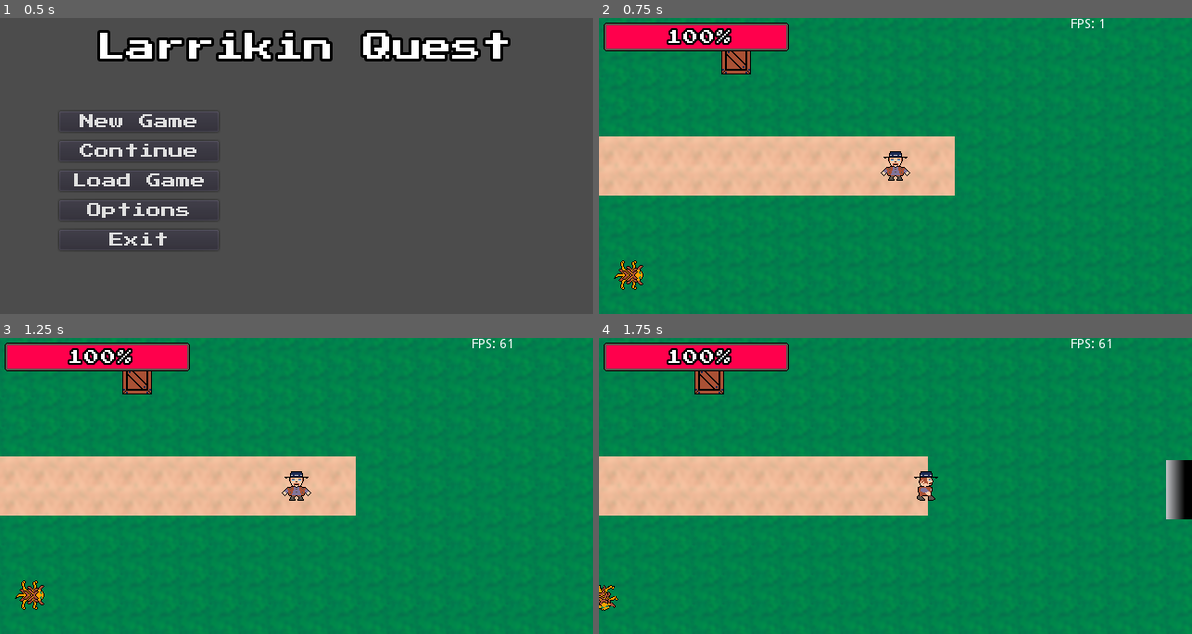
Above: before the commit, frames 1-4 (two rows, left to right).
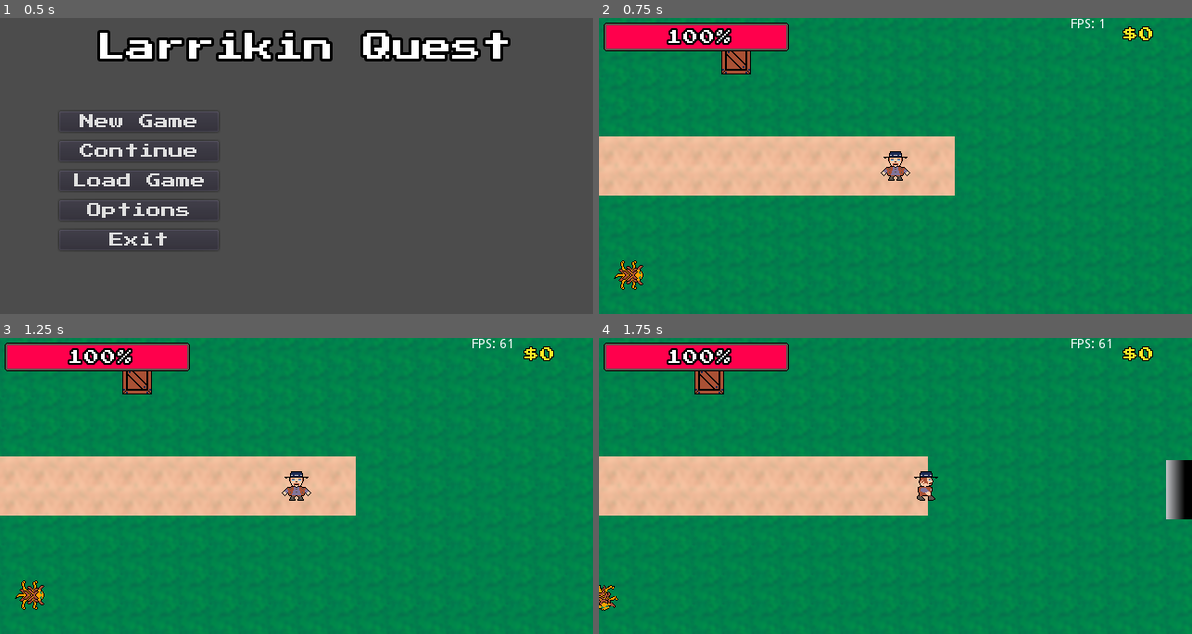
Above: after the commit, the same moments.

Repository: Beetron/2d-aussie-rpg
Game: Godot game, scene res://scene/Master.tscn
The game is run twice, just before and just after one commit, with the same random seed, the same clock (stepped at 60 frames per second) and the same inputs.
Inputs (mouse positions are in pixels of both pictures, inside the frame that each line leads up to):
- Up to frame 1 (0.5 s): no input
- Up to frame 2 (0.75 s): click "New Game" at 0.5 s
- Up to frame 3 (1.25 s): no input
- Up to frame 4 (1.75 s): move the mouse to (1025, 471) at 1.27 s; press the mouse at (1025, 471) at 1.28 s; hold Right (ui_right) from 1.28 s (still down)

Frame 1 is identical in both runs. In frame 2, 0.2% of the frame differs, in the area x 88-94%, y 2-8%; in frame 3, 0.2%; in frame 4, 0.2%.

Commit message:
Added cash display

Diff:
--- a/scene/PlayerUI.tscn
+++ b/scene/PlayerUI.tscn
@@ -8,6 +8,12 @@
 outline_size = 2
 outline_color = Color( 0, 0, 0, 1 )
 extra_spacing_char = 2
+font_data = ExtResource( 3 )
+
+[sub_resource type="DynamicFont" id=2]
+outline_size = 1
+outline_color = Color( 0, 0, 0, 1 )
+extra_spacing_char = 1
 font_data = ExtResource( 3 )
 
 [node name="PlayerUI" type="Control"]
@@ -48,3 +54,18 @@
 __meta__ = {
 "_edit_use_anchors_": false
 }
+
+[node name="Cash" type="Label" parent="."]
+anchor_left = 1.0
+anchor_right = 1.0
+margin_left = -74.0
+margin_top = 9.58188
+margin_right = -10.0
+margin_bottom = 25.5819
+custom_fonts/font = SubResource( 2 )
+custom_colors/font_color = Color( 1, 0.92549, 0.152941, 1 )
+text = "$0"
+valign = 1
+__meta__ = {
+"_edit_use_anchors_": false
+}
--- a/script/Coins.gd
+++ b/script/Coins.gd
@@ -1,15 +1,19 @@
 extends Area2D
 
 var rng = RandomNumberGenerator.new()
+export var amount = 10
+
+signal coins_picked_up(amount)
 
 func _ready():
 	rng.randomize()
 	$Sprite.frame = rng.randi_range(0,3)
+	self.connect("coins_picked_up", get_parent(), "coins_picked_up")
 	return
 
 func coins_picked_up():
 	$Sparkle.emitting = true
-	emit_signal("SpawnCoins", position)
+	emit_signal("coins_picked_up", amount)
 	$Sprite.visible = false
 	$CollisionShape2D.set_deferred("disabled", true)
 	$RemoveTimer.start()
--- a/script/Game.gd
+++ b/script/Game.gd
@@ -58,3 +58,8 @@
 	var hp_text = round(100 * (hpbar.value / hpbar.max_value))
 	hp_percent.text = hp_text as String + "%"
 	return
+
+func update_coin_display(amount):
+	var coins_display = get_node("GameUI/PlayerUI/Cash")
+	coins_display.text = "$" + amount as String
+	return
--- a/script/level.gd
+++ b/script/level.gd
@@ -9,11 +9,13 @@
 
 signal end_of_level_reached
 signal player_hp_changed(amount)
+signal coins_picked_up(amount)
 
 
 func _ready():
 	self.connect("end_of_level_reached", get_parent(), "load_next_level")
 	self.connect("player_hp_changed", get_parent(), "update_hp_bar")
+	self.connect("coins_picked_up", get_parent(), "update_coin_display")
 	return
 
 #func _process(_delta):
@@ -45,7 +47,7 @@
 func spawn_coins(crate_position):
 	var coins = Coins.instance()
 	coins.position = crate_position
-	add_child(coins)
+	call_deferred("add_child", coins)
 	return
 
 func spawn_lizard_spikes(lizard_position, lizard_rotation, lizard_attack):
@@ -63,3 +65,7 @@
 func player_hp_changed(amount):
 	emit_signal("player_hp_changed", amount)
 	return
+
+func coins_picked_up(amount):
+	emit_signal("coins_picked_up", amount)
+	return
Not shown: 1 places in scene/PlayerUI.tscn that only renumber resources
